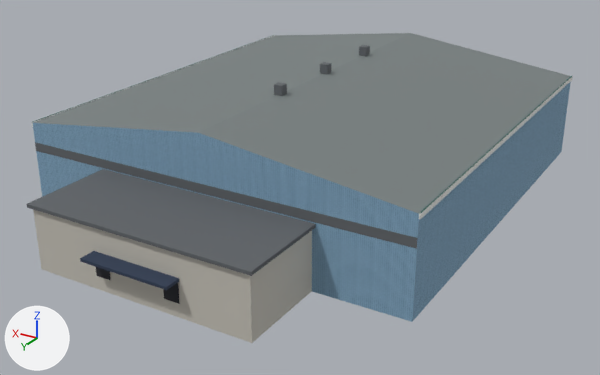
What one commit did to the glTF model airport-cyxd/PackageSources/modelLib/cyxd_hangar7/cyxd_hangar7.gltf.
Both versions are drawn from a 50 mm lens placed at (-37.3, 66.8, 31.8), pointed at (-0.9, 6.2, 1.5). The axes (+X, +Y, +Z) are drawn at lower left. The lights are the same throughout. The picture after the commit comes second. Vertices at exactly the same position are counted once.

Objects in the first picture: 'cyxd_hangar7'.
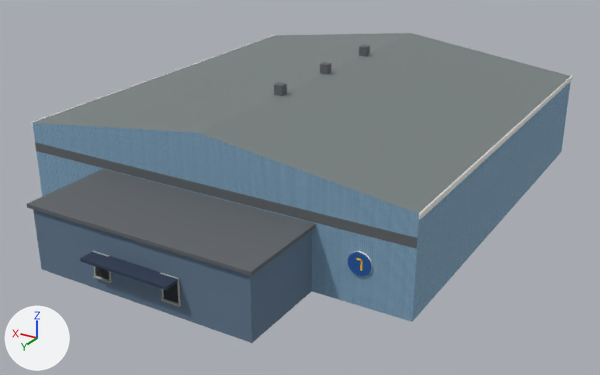
The edits, one by one:
me_cyxd_hangar7 is used by ob_cyxd_hangar7; location (0.0, 0.0, 0.0).
me_cyxd_hangar7 had 252 vertices, 328 faces and spanned x -18.3..18.3, y -20.0..29.0, z 0.0..11.7.
me_cyxd_hangar7 now has 374 vertices, 508 faces and spans x -18.3..18.3, y -20.0..29.0, z 0.0..11.7.
me_cyxd_hangar7 part 1: the loose piece of 8 vertices spanning x -4.0..4.0, y 27.6..29.0, z 3.0..3.2 is copied, and the copy is scaled about its middle by (0.208, 0.157, 0.36), then moved by (3.2, -0.5, -2.0); it spans x 2.4..4.1, y 27.7..27.9, z 1.1..1.2.
me_cyxd_hangar7 part 2: the loose piece of 8 vertices spanning x -4.0..4.0, y 27.6..29.0, z 3.0..3.2 is copied, and the copy is scaled about its middle by (0.208, 0.157, 0.36), then moved by (-3.2, -0.5, -2.0); it spans x -4.1..-2.4, y 27.7..27.9, z 1.1..1.2.
me_cyxd_hangar7 part 3: the loose piece of 48 vertices spanning x 12.2..14.1, y -19.8..-19.6, z 5.3..7.2 is copied, and the copy is turned 180 degrees about the z axis through its middle, then moved by (-27.2, 39.5, -2.8); it spans x -14.9..-13.1, y 19.6..19.8, z 2.5..4.4.
me_cyxd_hangar7 part 4: a new loose piece of 20 vertices spanning x 2.4..4.0, y 27.7..27.8, z 1.2..3.3, in mat_cyxd_flat (picture img_cyxd_palette_png).
me_cyxd_hangar7 part 5: a new loose piece of 20 vertices spanning x -4.0..-2.4, y 27.7..27.8, z 1.2..3.3, in mat_cyxd_flat (picture img_cyxd_palette_png).
me_cyxd_hangar7 part 6: 152 kept faces spanning x -18.3..18.3, y -20.0..29.0, z 0.0..11.7 get new texture (UV) coordinates.
Other edits to the shape of me_cyxd_hangar7 do not show in these pictures.

What differs and where, as boxes (x1, y1, x2, y2) in the pictures (600 x 375 px):
part 1 of me_cyxd_hangar7, added: after (93, 276, 112, 283)
part 2 of me_cyxd_hangar7, added: after (161, 299, 181, 307)
part 3 of me_cyxd_hangar7, added (blue): after (348, 251, 373, 276)
part 4 of me_cyxd_hangar7, added: after (92, 251, 112, 281)
part 5 of me_cyxd_hangar7, added: after (160, 272, 181, 305)
part 6 of me_cyxd_hangar7, surface changed: (31, 35, 572, 343) in both
